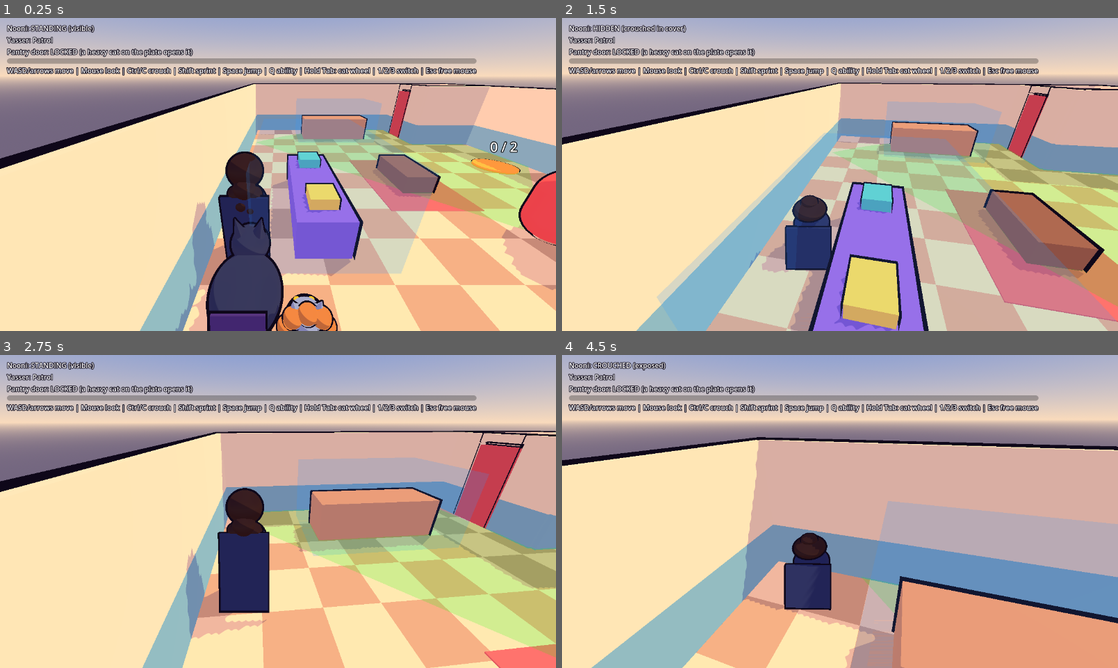
Above: before the commit, frames 1-4 (two rows, left to right).
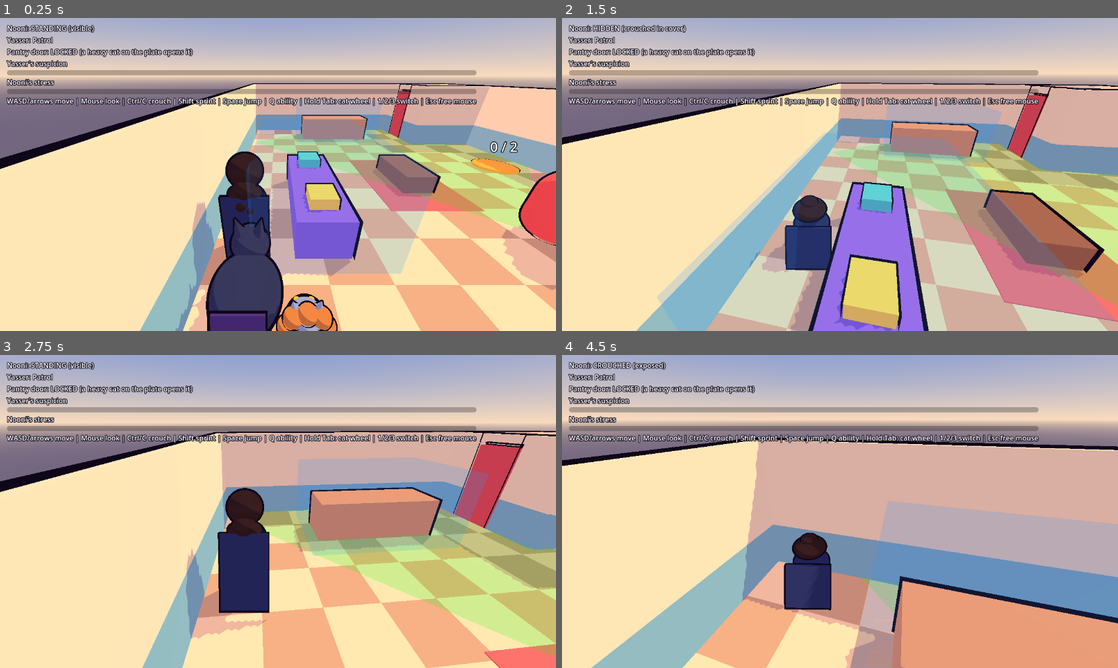
Above: after the commit, the same moments.

Repository: ffawazz/NooniGame
Game: Godot game, scene res://scenes/main.tscn
Same seed, same stepped clock (60 frames per second), same inputs: the game is played once before the commit and once after it.
Inputs (mouse positions are in pixels of both pictures, inside the frame that each line leads up to):
- Up to frame 1 (0.25 s): no input
- Up to frame 2 (1.5 s): tap Enter at 0.5 s; move the mouse to (867, 174) at 0.52 s; hold W (move_forward) from 0.53 s (still down); tap Ctrl (crouch) at 0.6 s; click (867, 174) at 0.67 s; tap Space (jump) at 0.77 s; tap R (wipe_glasses) at 0.8, 1.35 s; move the mouse to (812, 174) at 1.27 s; click (812, 174) at 1.42 s
- Up to frame 3 (2.75 s): keep holding W (move_forward); tap Space (jump) at 1.52 s; tap Ctrl (crouch) at 1.55 s; move the mouse to (289, 505) at 2.02 s; tap Q (ability) at 2.1 s; click (289, 505) at 2.17 s; tap R (wipe_glasses) at 2.3 s
- Up to frame 4 (4.5 s): keep holding W (move_forward); move the mouse to (834, 517) at 2.77 s; tap Ctrl (crouch) at 2.85 s; click (834, 517) at 2.92 s; tap Space (jump) at 3.02, 3.77 s; move the mouse to (878, 514) at 3.52 s; click (878, 514) at 3.6 s; tap R (wipe_glasses) at 3.8 s; move the mouse to (795, 508) at 4.27 s; tap E (interact) at 4.35 s; click (795, 508) at 4.42 s

The runs differ from the first frame. In frame 1, 6.3% of the frame differs, in the area x 1-86%, y 12-29%; in frame 2, 6.3%; in frame 3, 6.3%; in frame 4, 6.1%.

Commit message:
Godot: Nooni's stress meter and glasses smudge (wipe with R); 104 headless checks
Co-Authored-By: Claude Sonnet 5.5 <noreply@anthropic.com>
Claude-Session: https://claude.ai/code/session_017HFFaWguzWiXpyYVQLRizh

Diff:
--- a/godot/scripts/ai/brother_ai.gd
+++ b/godot/scripts/ai/brother_ai.gd
@@ -299,6 +299,10 @@
 		_enter(State.PATROL)
 
 
+func is_petted() -> bool:
+	return state == State.PETTED
+
+
 func can_be_lured() -> bool:
 	return _running and state != State.CAUGHT and state != State.PETTED
 
--- a/godot/scripts/characters/nooni.gd
+++ b/godot/scripts/characters/nooni.gd
@@ -4,11 +4,12 @@
 ##
 ## Stealth (read by BrotherAI through get_visibility()):
 ##   standing               -> 1.0
-##   crouched in the open   -> crouched_visibility (shorter sight range)
+##   crouched in the open   -> crouched_visibility, plus up to stress_visibility_penalty when stressed
 ##   crouched inside cover  -> 0.0 (hidden)
 
 const CoverVolume := preload("res://scripts/stealth/cover_volume.gd")
 const Toon := preload("res://scripts/core/toon.gd")
+const StressMeter := preload("res://scripts/stealth/stress_meter.gd")
 
 @export_group("Movement")
 @export var walk_speed := 3.5
@@ -24,8 +25,12 @@
 @export var crouch_height := 1.0
 @export var crouch_transition_speed := 6.0
 @export_range(0.0, 1.0) var crouched_visibility := 0.5
+## Extra visibility when crouched in the open and fully stressed: shaky hands make her sloppy at hiding.
+@export_range(0.0, 1.0) var stress_visibility_penalty := 0.3
 
 var crouching := false
+## Her stress meter and glasses smudge (see stress_meter.gd). Wipe with the R key.
+var stress: Node
 var current_height := 1.8
 
 var _shape: CapsuleShape3D
@@ -50,6 +55,11 @@
 	add_to_group("detectable")
 	current_height = stand_height
 	_build_body()
+
+	stress = StressMeter.new()
+	stress.name = "StressMeter"
+	stress.character = self
+	add_child(stress)
 
 
 func _build_body() -> void:
@@ -119,6 +129,8 @@
 	if input_enabled:
 		if Input.is_action_just_pressed("crouch"):
 			_toggle_crouch()
+		if Input.is_action_just_pressed("wipe_glasses"):
+			stress.wipe()
 		move_input = Input.get_vector("move_left", "move_right", "move_forward", "move_back")
 		sprint = Input.is_action_pressed("sprint")
 		jump = Input.is_action_just_pressed("jump")
@@ -204,7 +216,9 @@
 func get_visibility() -> float:
 	if not crouching:
 		return 1.0
-	return 0.0 if is_in_cover() else crouched_visibility
+	if is_in_cover():
+		return 0.0
+	return minf(1.0, crouched_visibility + stress.value * stress_visibility_penalty)
 
 
 func status_text() -> String:
--- a/godot/scripts/prototype/greybox_room.gd
+++ b/godot/scripts/prototype/greybox_room.gd
@@ -18,6 +18,7 @@
 const WheelUIScript := preload("res://scripts/ui/cat_wheel_ui.gd")
 const PlateScript := preload("res://scripts/puzzle/pressure_plate.gd")
 const DoorScript := preload("res://scripts/puzzle/sliding_door.gd")
+const GlassesOverlayScript := preload("res://scripts/ui/glasses_overlay.gd")
 
 ## Headless tests: no mouse capture, no auto-restart.
 var test_mode := false
@@ -39,6 +40,10 @@
 var _wheel_ui: Control
 var _brother_label: Label
 var _awareness_bar: ProgressBar
+var _stress_bar: ProgressBar
+var _stress_fill: StyleBoxFlat
+var _wipe_hint: Label
+var _glasses: Control
 var _message_label: Label
 
 
@@ -69,6 +74,12 @@
 	_door_label.text = "Pantry door: %s" % ("OPEN" if door.is_open else "LOCKED (a heavy cat on the plate opens it)")
 	_brother_label.text = "Yasser: " + yasser.state_name()
 	_awareness_bar.value = yasser.awareness
+
+	var stress = nooni.stress
+	_stress_bar.value = stress.value
+	_stress_fill.bg_color = Color(0.4, 0.85, 0.5).lerp(Color(0.95, 0.25, 0.3), clampf(stress.value * 1.4 - 0.2, 0.0, 1.0))
+	_glasses.active = switcher.current == nooni
+	_wipe_hint.visible = _glasses.active and stress.smudge >= 0.25 and not stress.wiping and int(Time.get_ticks_msec() / 350.0) % 2 == 0
 
 
 # ---- Building ------------------------------------------------------------------------
@@ -255,6 +266,14 @@
 
 
 func _build_hud() -> void:
+	# Smudges sit on a layer below the HUD so the text stays readable through them.
+	var glasses_layer := CanvasLayer.new()
+	glasses_layer.layer = 0
+	add_child(glasses_layer)
+	_glasses = GlassesOverlayScript.new()
+	_glasses.stress = nooni.stress
+	glasses_layer.add_child(_glasses)
+
 	var layer := CanvasLayer.new()
 	add_child(layer)
 
@@ -269,13 +288,14 @@
 	_door_label = _hud_label()
 	box.add_child(_door_label)
 
-	_awareness_bar = ProgressBar.new()
-	_awareness_bar.min_value = 0.0
-	_awareness_bar.max_value = 1.0
-	_awareness_bar.step = 0.01
-	_awareness_bar.show_percentage = false
-	_awareness_bar.custom_minimum_size = Vector2(220, 12)
+	box.add_child(_hud_label("Yasser's suspicion"))
+	_awareness_bar = _bar(Color(0.95, 0.8, 0.25))
 	box.add_child(_awareness_bar)
+
+	box.add_child(_hud_label("Nooni's stress"))
+	_stress_bar = _bar(Color(0.4, 0.85, 0.5))
+	_stress_fill = _stress_bar.get_theme_stylebox("fill")
+	box.add_child(_stress_bar)
 
 	var help := _hud_label()
 	help.text = "WASD/arrows move | Mouse look | Ctrl/C crouch | Shift sprint | Space jump | Q ability | Hold Tab: cat wheel | 1/2/3 switch | Esc free mouse"
@@ -283,6 +303,14 @@
 
 	_wheel_ui = WheelUIScript.new()
 	layer.add_child(_wheel_ui)
+
+	_wipe_hint = _hud_label("SMUDGED!  Press R to wipe your glasses")
+	_wipe_hint.add_theme_font_size_override("font_size", 28)
+	_wipe_hint.set_anchors_and_offsets_preset(Control.PRESET_CENTER_BOTTOM)
+	_wipe_hint.position.y -= 70.0
+	_wipe_hint.position.x -= 230.0
+	_wipe_hint.visible = false
+	layer.add_child(_wipe_hint)
 
 	_message_label = _hud_label()
 	_message_label.set_anchors_preset(Control.PRESET_FULL_RECT)
@@ -294,8 +322,23 @@
 
 # ---- Helpers -------------------------------------------------------------------------
 
-func _hud_label() -> Label:
+## A thin coloured bar with its own fill style, so its colour can be changed from code.
+func _bar(color: Color) -> ProgressBar:
+	var bar := ProgressBar.new()
+	bar.min_value = 0.0
+	bar.max_value = 1.0
+	bar.step = 0.01
+	bar.show_percentage = false
+	bar.custom_minimum_size = Vector2(220, 12)
+	var fill := StyleBoxFlat.new()
+	fill.bg_color = color
+	bar.add_theme_stylebox_override("fill", fill)
+	return bar
+
+
+func _hud_label(text := "") -> Label:
 	var label := Label.new()
+	label.text = text
 	label.add_theme_color_override("font_outline_color", Color(0.07, 0.05, 0.11))
 	label.add_theme_constant_override("outline_size", 6)
 	return label
--- /dev/null
+++ b/godot/scripts/stealth/stress_meter.gd
@@ -0,0 +1,99 @@
+extends Node
+## Nooni's stress meter, instead of a health bar.
+##
+## Stress RISES while a brother is closing in on spotting her (his awareness) and a little when one is simply
+## close by, and FALLS when she is left alone, faster when crouched in cover.
+## Above `smudge_threshold` her glasses fog up: the smudge builds while she stays stressed and only goes away
+## when she wipes them (a quick tap, see wipe()). Stress itself also makes her sloppier at hiding
+## (see NooniController.get_visibility).
+##
+## It keeps simulating while another character is played, so Nooni may well be smudged when you switch back.
+
+signal smudged
+signal wiped
+
+@export_group("Stress")
+@export var awareness_gain := 1.2  ## Stress per second at full brother awareness.
+@export var proximity_gain := 0.15  ## Stress per second with a brother right next to her.
+@export var proximity_range := 4.0
+@export var calm_rate := 0.12
+@export var cover_calm_rate := 0.3
+
+@export_group("Glasses")
+@export var smudge_threshold := 0.5
+@export var first_smudge := 0.3  ## Instant fog when stress first crosses the threshold.
+@export var smudge_rate := 0.6  ## Smudge per second at full stress.
+@export var wipe_seconds := 0.35
+@export var wipe_relief := 0.1  ## A deep breath: stress drops a little after a wipe.
+@export var wipe_grace_seconds := 1.5  ## Clean glasses stay clean this long even if she is still stressed.
+
+## 0..1.
+var value := 0.0
+## 0 = clear, 1 = unreadable.
+var smudge := 0.0
+var wiping := false
+## 0..1 progress of the current wipe.
+var wipe_t := 0.0
+
+## The Nooni this belongs to: needs global_position, crouching and is_in_cover().
+var character: Node3D
+
+var _over := false
+var _grace := 0.0
+var _wipe_from := 0.0
+
+
+func _physics_process(delta: float) -> void:
+	var strongest := 0.0
+	var nearest := INF
+	for brother in get_tree().get_nodes_in_group("brother"):
+		if brother.is_petted():
+			continue  # a brother lost in cuddles is no threat
+		strongest = maxf(strongest, brother.awareness)
+		var flat: Vector3 = brother.global_position - character.global_position
+		flat.y = 0.0
+		nearest = minf(nearest, flat.length())
+
+	var closeness := clampf(1.0 - nearest / proximity_range, 0.0, 1.0)
+	var rise := awareness_gain * strongest + proximity_gain * closeness
+	if rise > 0.001:
+		value = minf(1.0, value + rise * delta)
+	else:
+		var hidden: bool = character.crouching and character.is_in_cover()
+		value = maxf(0.0, value - (cover_calm_rate if hidden else calm_rate) * delta)
+
+	_update_smudge(delta)
+
+
+func _update_smudge(delta: float) -> void:
+	if wiping:
+		wipe_t = minf(1.0, wipe_t + delta / wipe_seconds)
+		smudge = _wipe_from * (1.0 - wipe_t)
+		if wipe_t >= 1.0:
+			wiping = false
+			smudge = 0.0
+			value = maxf(0.0, value - wipe_relief)
+			_grace = wipe_grace_seconds
+			wiped.emit()
+		return
+
+	_grace = maxf(0.0, _grace - delta)
+	var over := value >= smudge_threshold
+	if over and not _over and _grace <= 0.0:
+		smudge = maxf(smudge, first_smudge)
+		smudged.emit()
+	_over = over
+
+	if over and _grace <= 0.0:
+		var t := (value - smudge_threshold) / (1.0 - smudge_threshold)
+		smudge = minf(1.0, smudge + smudge_rate * (0.25 + 0.75 * t) * delta)
+
+
+## Quick tap to clean the glasses. Returns false if there is nothing to wipe (or she is already wiping).
+func wipe() -> bool:
+	if wiping or smudge <= 0.01:
+		return false
+	wiping = true
+	wipe_t = 0.0
+	_wipe_from = smudge
+	return true
--- /dev/null
+++ b/godot/scripts/ui/glasses_overlay.gd
@@ -0,0 +1,67 @@
+extends Control
+## Smudges on Nooni's glasses: a grimy fog plus fingerprint-like blobs that appear as the smudge level
+## rises, and a bright swipe while she wipes them clean. Drawn under the HUD so the HUD stays readable.
+
+var stress: Node
+## The room turns this off while someone else is being played (Bruce and Semba don't wear glasses).
+var active := true
+
+var _blobs: Array = []
+var _soft: GradientTexture2D
+
+
+func _ready() -> void:
+	set_anchors_preset(Control.PRESET_FULL_RECT)
+	mouse_filter = Control.MOUSE_FILTER_IGNORE
+	visible = false
+
+	var gradient := Gradient.new()
+	gradient.set_color(0, Color(1, 1, 1, 1))
+	gradient.set_color(1, Color(1, 1, 1, 0))
+	_soft = GradientTexture2D.new()
+	_soft.gradient = gradient
+	_soft.fill = GradientTexture2D.FILL_RADIAL
+	_soft.fill_from = Vector2(0.5, 0.5)
+	_soft.fill_to = Vector2(1.0, 0.5)
+	_soft.width = 128
+	_soft.height = 128
+
+	var rng := RandomNumberGenerator.new()
+	rng.seed = 7  # the same smudges every run
+	for i in 32:
+		_blobs.append({
+			"pos": Vector2(rng.randf(), rng.randf()),
+			"radius": rng.randf_range(70.0, 200.0),
+			"threshold": rng.randf_range(0.0, 0.85),
+		})
+
+
+func _process(_delta: float) -> void:
+	visible = active and stress != null and stress.smudge > 0.003
+	if visible:
+		queue_redraw()
+
+
+func _draw() -> void:
+	var area := get_viewport_rect().size
+	var level: float = stress.smudge
+	var grime := Color(0.9, 0.87, 0.82)
+
+	draw_rect(Rect2(Vector2.ZERO, area), Color(grime.r, grime.g, grime.b, level * 0.3))
+	for blob in _blobs:
+		if level < blob.threshold:
+			continue
+		var alpha := clampf((level - blob.threshold) * 3.0, 0.0, 1.0) * 0.6
+		var r: float = blob.radius
+		var center: Vector2 = blob.pos * area
+		draw_texture_rect(_soft, Rect2(center - Vector2(r, r), Vector2(r, r) * 2.0), false, Color(grime.r, grime.g, grime.b, alpha))
+
+	if stress.wiping:
+		# A bright slanted band sweeping across as she wipes.
+		var x: float = lerpf(-0.25, 1.15, stress.wipe_t) * area.x
+		var w := area.x * 0.18
+		var slant := area.y * 0.25
+		draw_colored_polygon(
+			PackedVector2Array([Vector2(x, 0), Vector2(x + w, 0), Vector2(x + w - slant, area.y), Vector2(x - slant, area.y)]),
+			Color(1, 1, 1, 0.35)
+		)
--- a/godot/tests/run_tests.gd
+++ b/godot/tests/run_tests.gd
@@ -42,6 +42,7 @@
 	await _test_semba_climbing()
 	await _test_mighty_roar()
 	await _test_win_through_door()
+	await _test_stress_and_smudge()
 
 	print("")
 	if failures == 0:
@@ -494,3 +495,94 @@
 	_check(room._message_label.text.begins_with("MISSION COMPLETE"), "with the win message on screen")
 	room.queue_free()
 	await process_frame
+
+
+func _test_stress_and_smudge() -> void:
+	var room := await _new_room()
+	var nooni = room.nooni
+	var stress = nooni.stress
+	_check(stress.value == 0.0 and stress.smudge == 0.0, "stress starts at zero with clean glasses")
+
+	# Yasser in plain view but slow to react: awareness climbs, so does stress.
+	room.yasser.global_position = Vector3(-5, 0, 1.5)
+	room.yasser.rotation.y = -PI * 0.5
+	room.yasser.detection_seconds = 5.0
+	nooni.global_position = Vector3(1, 0, 1.5)  # 6 m ahead of him
+	await create_timer(2.6).timeout
+	_check(stress.value > 0.5, "stress rises while a brother is closing in (%.2f)" % stress.value)
+	_check(stress.smudge > 0.25, "her glasses smudge once stress passes the threshold (%.2f)" % stress.smudge)
+	_check(not room._finished, "and she hasn't been caught yet")
+
+	# Hide: stress falls but the smudge stays until she wipes.
+	nooni.global_position = Vector3(-2, 0, -3.9)  # she ducks into the sofa's cover
+	nooni.set_crouching_instant(true)
+	var smudge_before: float = stress.smudge
+	await create_timer(1.5).timeout
+	_check(stress.smudge >= smudge_before - 0.001, "the smudge does not clean itself")
+
+	# Wipe with the real key.
+	var stress_before: float = stress.value
+	Input.action_press("wipe_glasses")
+	await create_timer(0.1).timeout
+	Input.action_release("wipe_glasses")
+	_check(stress.wiping, "pressing R starts a wipe")
+	await create_timer(0.6).timeout
+	_check(stress.smudge == 0.0 and not stress.wiping, "the glasses are clean again")
+	_check(stress.value < stress_before, "and wiping takes the edge off her stress")
+	_check(not stress.wipe(), "wiping clean glasses does nothing")
+	room.queue_free()
+	await process_frame
+
+	# Calming: faster when crouched in cover than standing in the open.
+	room = await _new_room()
+	var calm_open = room.nooni
+	calm_open.stress.value = 0.8
+	calm_open.global_position = Vector3(-4.5, 0, -1)  # open floor, no brother near
+	await create_timer(2.0).timeout
+	var open_drop: float = 0.8 - calm_open.stress.value
+	calm_open.stress.value = 0.8
+	calm_open.global_position = Vector3(-2, 0, -3.9)
+	calm_open.set_crouching_instant(true)
+	await create_timer(2.0).timeout
+	var cover_drop: float = 0.8 - calm_open.stress.value
+	_check(cover_drop > open_drop + 0.1, "stress falls faster crouched in cover (%.2f vs %.2f)" % [cover_drop, open_drop])
+	room.queue_free()
+	await process_frame
+
+	# Stress makes her sloppy at hiding in the open, but cover is still perfectly safe.
+	room = await _new_room()
+	var n2 = room.nooni
+	n2.global_position = Vector3(-4.5, 0, -1)
+	n2.set_crouching_instant(true)
+	n2.stress.value = 0.0
+	var calm_visibility: float = n2.get_visibility()
+	n2.stress.value = 1.0
+	_check(n2.get_visibility() > calm_visibility + 0.2, "a stressed Nooni is easier to spot when crouched in the open (%.2f -> %.2f)" % [calm_visibility, n2.get_visibility()])
+	n2.global_position = Vector3(-2, 0, -3.9)
+	_check(n2.get_visibility() == 0.0, "but still invisible in cover")
+	room.queue_free()
+	await process_frame
+
+	# A brother who is merely close (and looking away) still makes her a bit nervous.
+	room = await _new_room()
+	room.yasser.global_position = Vector3(-2, 0, 1)
+	room.yasser.rotation.y = PI  # facing away
+	room.nooni.global_position = Vector3(-2, 0, -1.5)  # 2.5 m behind him
+	await create_timer(3.0).timeout
+	_check(room.nooni.stress.value > 0.05 and room.yasser.awareness == 0.0, "a close brother raises stress even without spotting her (%.2f)" % room.nooni.stress.value)
+	room.queue_free()
+	await process_frame
+
+	# The overlay shows only while Nooni is the one being played.
+	room = await _new_room()
+	room.nooni.stress.smudge = 0.6
+	await create_timer(0.2).timeout
+	_check(room._glasses.visible, "the smudge is drawn while Nooni is played")
+	room.switcher.request_switch(1)
+	await create_timer(0.9).timeout
+	_check(not room._glasses.visible, "and hidden while Bruce is played (cats don't wear glasses)")
+	room.switcher.request_switch(0)
+	await create_timer(0.9).timeout
+	_check(room._glasses.visible, "but still there when we switch back")
+	room.queue_free()
+	await process_frame
--- a/godot/tests/screenshot.gd
+++ b/godot/tests/screenshot.gd
@@ -81,6 +81,19 @@
 	room.switcher.close_wheel(false)
 	await create_timer(0.3).timeout
 
+	# Stressed Nooni: smudged glasses, then mid-wipe.
+	room.switcher.request_switch(0)
+	room.nooni.get_camera().current = true
+	room.nooni.stress.value = 0.85
+	room.nooni.stress.smudge = 0.75
+	await create_timer(0.4).timeout
+	root.get_texture().get_image().save_png(out + "/shot_smudged.png")
+	room.nooni.stress.wipe()
+	await create_timer(0.15).timeout
+	root.get_texture().get_image().save_png(out + "/shot_wiping.png")
+	await create_timer(0.5).timeout
+	room.nooni.stress.value = 0.0
+
 	# Overhead view of the whole room.
 	var top := Camera3D.new()
 	room.add_child(top)
Not shown, added: godot/scripts/stealth/stress_meter.gd.uid
Not shown, added: godot/scripts/ui/glasses_overlay.gd.uid
Not shown, added: docs/screenshots/smudged.png
Not shown, added: docs/screenshots/wiping.png
Not shown, changed: godot/README.md
